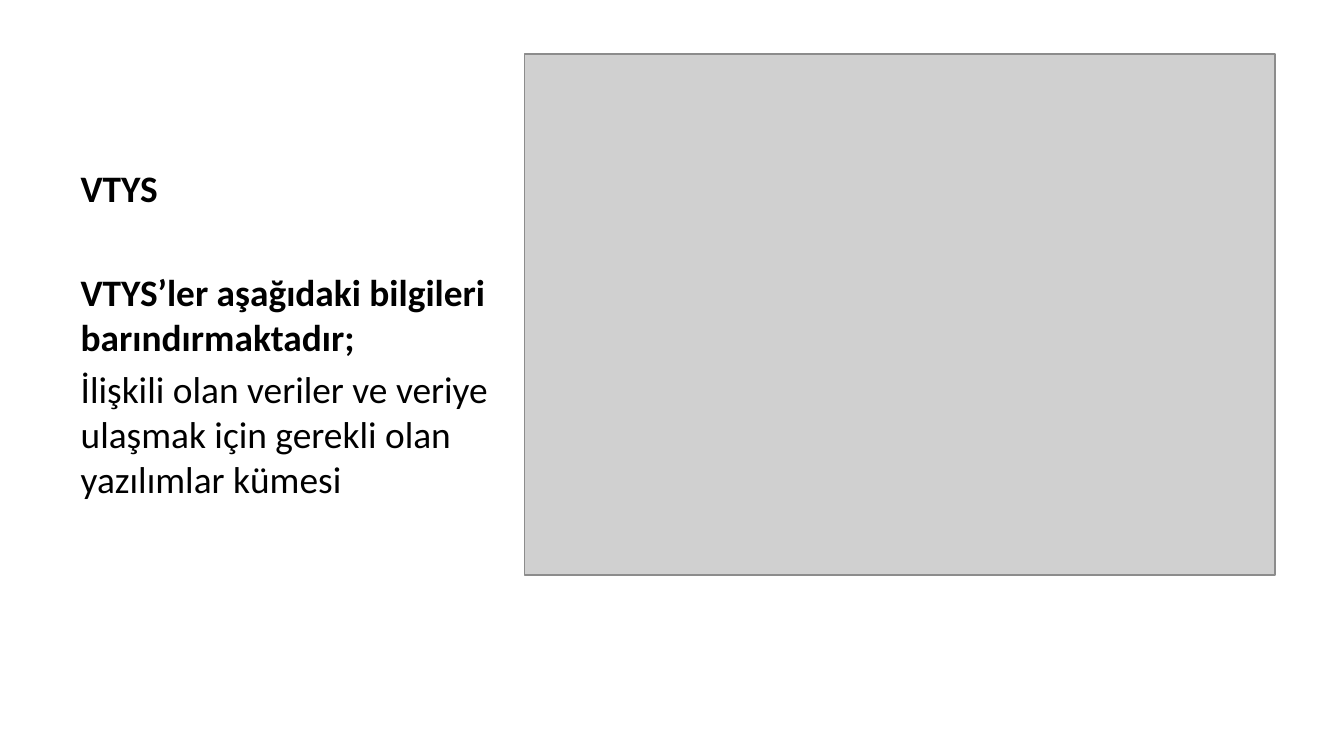
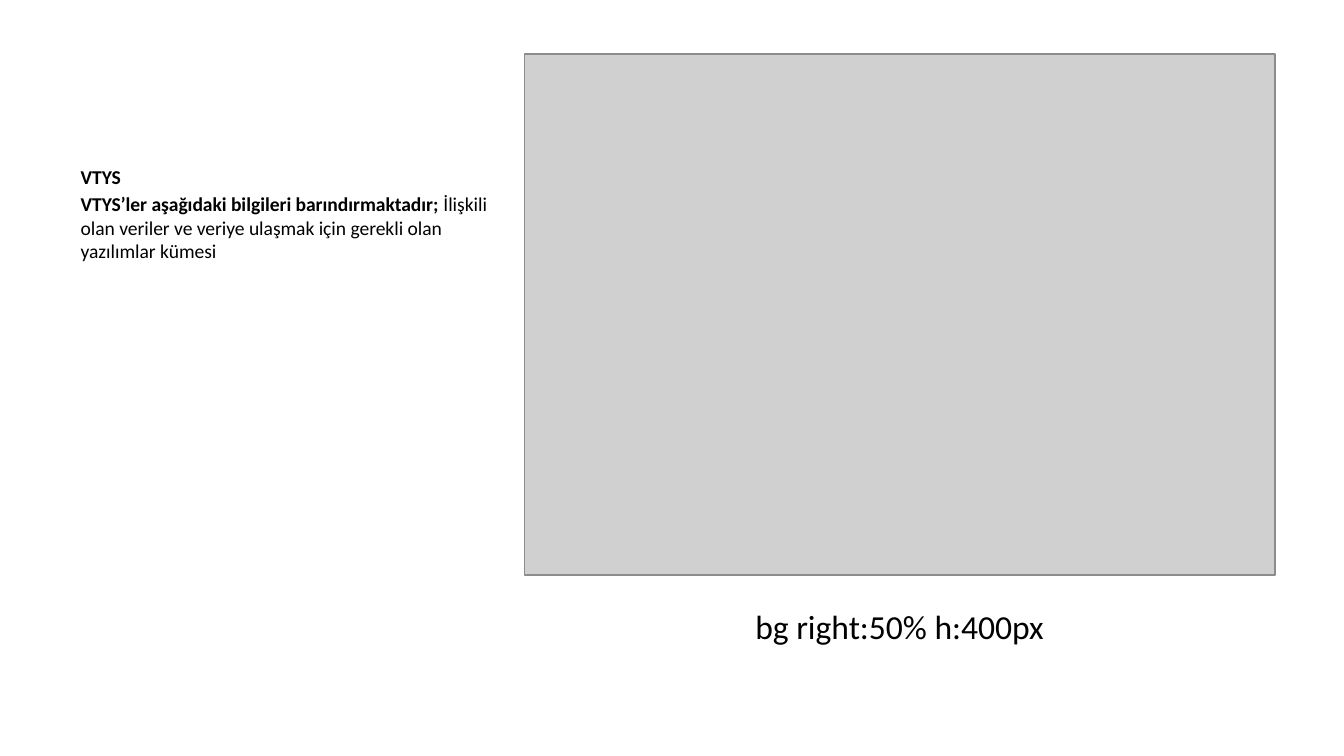
Before and after one commit to ucoruh/course-note-template, a slide deck: slide 6 of docs/week-1/week-1.tr.md_word.pptx. Drawn at 1344x756 pixels with LibreOffice and Linux fonts; fonts in the diff are those of the drawing; grey boxes stand for pictures. Boxes give left, top, right and bottom in pixels: in the first picture for what was removed or moved away, otherwise in the second. Text is boxed around its words. In the diff, an @@ line names an element or a change of style, - is before the commit and + after.

```diff
--- a/docs/week-1/week-1.tr.md_word.pptx
+++ b/docs/week-1/week-1.tr.md_word.pptx
@@ text at (x1=81, y1=171, x2=121, y2=184): size 20 to 10.5 pt in "VTYS" @@
@@ text at (x1=81, y1=195, x2=487, y2=261): text changed; size 20 to 10.5 pt @@
-VTYS’ler aşağıdaki bilgileri barındırmaktadır;
-İlişkili olan veriler ve veriye ulaşmak için gerekli olan yazılımlar kümesi
+VTYS’ler aşağıdaki bilgileri barındırmaktadır; İlişkili olan veriler ve veriye ulaşmak için gerekli olan yazılımlar kümesi
@@ text added at (x1=755, y1=615, x2=1044, y2=645), 18 pt, text #000000 @@
+bg right:50% h:400px
```
Also in this commit, not shown: 4 other slides changed, 3 other files.
